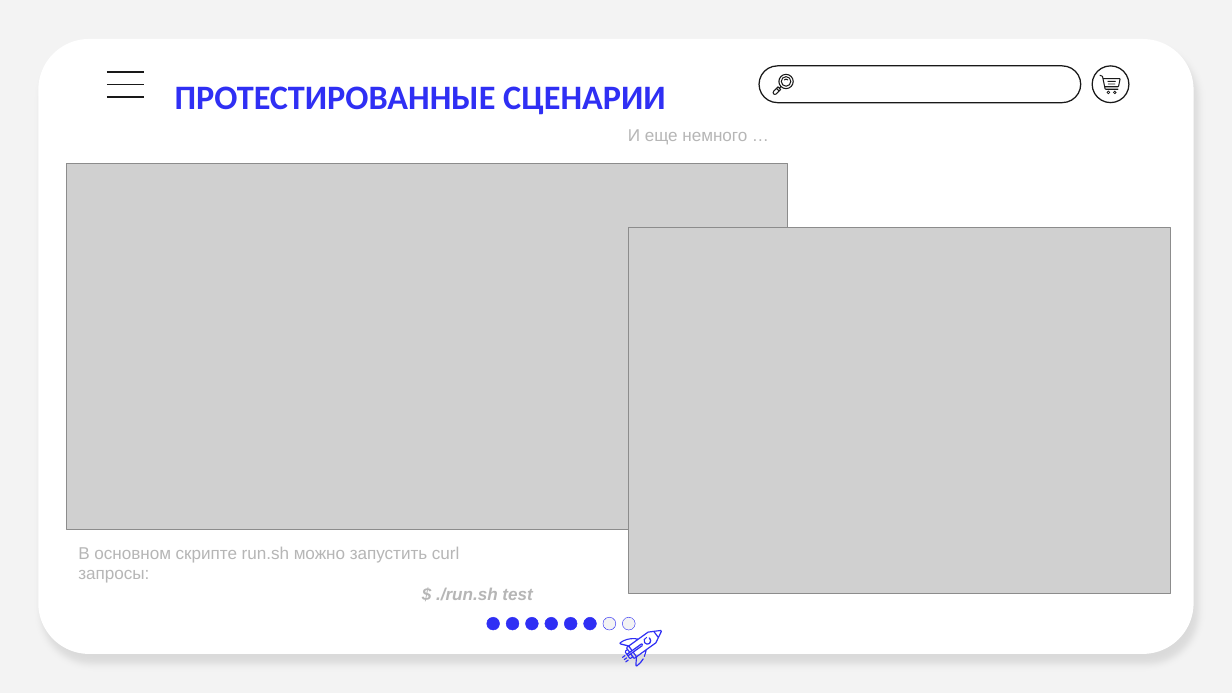
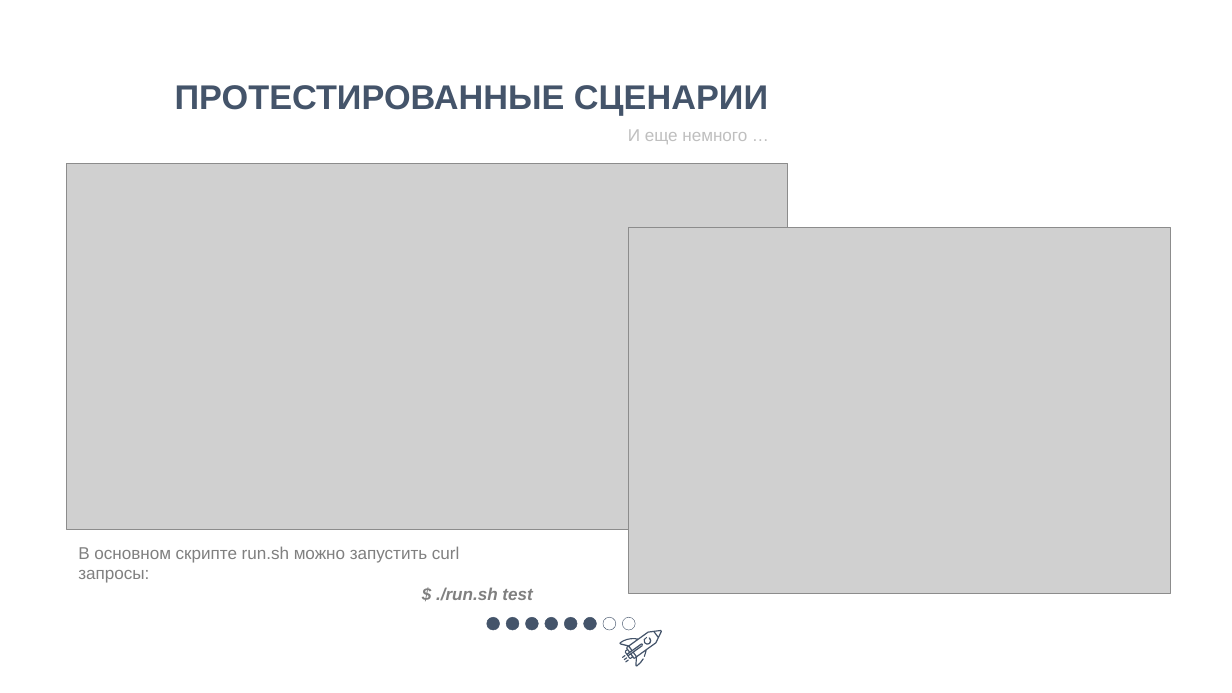
Before and after one commit to Kulikova-A18/Industrial_software_development_akulikova_final_project, a slide deck: slide 9 of Итоговая_работа_КуликоваАВ.pptx. Drawn at 1232x693 pixels with LibreOffice and Linux fonts; fonts in the diff are those of the drawing; grey boxes stand for pictures. Boxes give left, top, right and bottom in pixels: in the first picture for what was removed or moved away, otherwise in the second. Text is boxed around its words. In the diff, an @@ line names an element or a change of style, - is before the commit and + after.

```diff
--- a/Итоговая_работа_КуликоваАВ.pptx
+++ b/Итоговая_работа_КуликоваАВ.pptx
@@ background #F3F3F3 to #FFFFFF @@
@@ rounded rectangle removed at (x1=38, y1=39, x2=1194, y2=654) @@
@@ text "ПРОТЕСТИРОВАННЫЕ СЦЕНАРИИ" at (x1=175, y1=85, x2=768, y2=116): font Calibri to Arial, text colour #2F2FF4 to #44546A @@
@@ group removed at (x1=107, y1=65, x2=1130, y2=102): 8 freeform shapes, 3 lines, 1 rounded rectangle, 1 ellipse @@
@@ text "И еще немного …" at (x1=628, y1=129, x2=747, y2=144): text colour #B6B6B6 to #BFBFBF @@
@@ text "В основном скрипте run.sh можно ..." at (x1=78, y1=546, x2=532, y2=601): text colour #B6B6B6 to #808080 @@
@@ fill #2F2FF4 to #44546A; outline #2F2FF4 0.25 pt to #44546A 0.25 pt in 6 elements at (x1=506, y1=617, x2=519, y2=630), (x1=526, y1=617, x2=538, y2=630), (x1=545, y1=617, x2=557, y2=630), (x1=564, y1=617, x2=577, y2=630), (x1=584, y1=617, x2=596, y2=630), (x1=487, y1=617, x2=499, y2=630) @@
@@ ellipse at (x1=602, y1=617, x2=615, y2=630): fill #F3F3F3 to #FFFFFF; outline #2F2FF4 0.25 pt to #44546A 0.25 pt @@
@@ ellipse at (x1=622, y1=617, x2=634, y2=630): fill #F3F3F3 to #FFFFFF; outline #2F2FF4 0.25 pt to #44546A 0.25 pt @@
@@ fill #2F2FF4 to #44546A in 5 elements at (x1=622, y1=655, x2=626, y2=659), (x1=626, y1=659, x2=630, y2=663), (x1=623, y1=656, x2=627, y2=661), (x1=615, y1=624, x2=662, y2=671), (x1=643, y1=636, x2=653, y2=645) @@
```
Also in this commit, not shown: 12 other slides changed, 1 other file.
